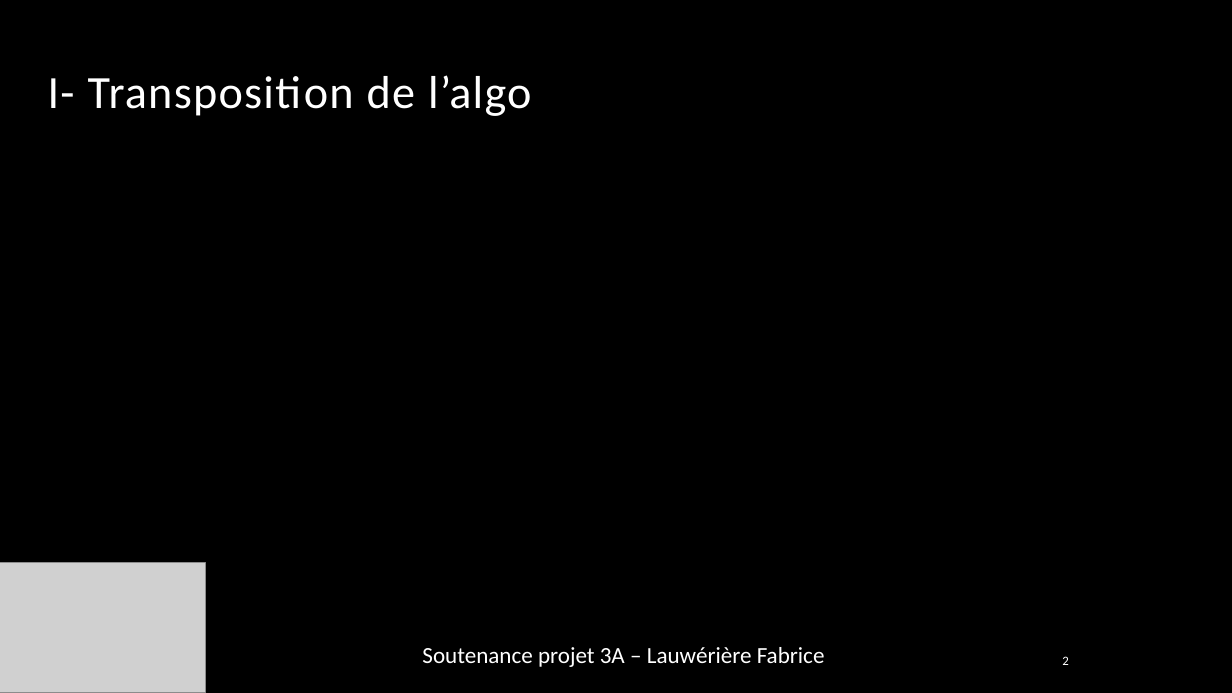
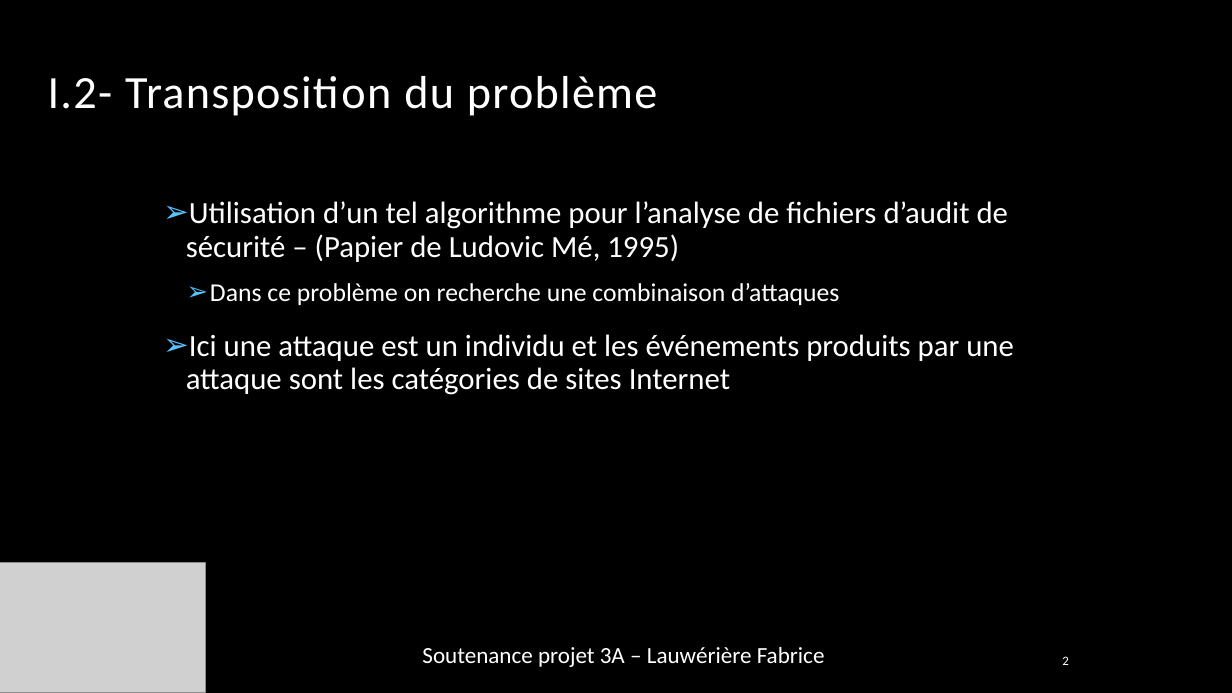
Before and after one commit to fabrice-lauweriere/projet3a-AtypicDetection, a slide deck: slide 3 of Documents/soutenance/soutenanceProjet3A.pptx. Drawn at 1232x693 pixels with LibreOffice and Linux fonts; fonts in the diff are those of the drawing; grey boxes stand for pictures; background and template pictures are left out. Boxes give left, top, right and bottom in pixels: in the first picture for what was removed or moved away, otherwise in the second. Text is boxed around its words. In the diff, an @@ line names an element or a change of style, - is before the commit and + after.

```diff
--- a/Documents/soutenance/soutenanceProjet3A.pptx
+++ b/Documents/soutenance/soutenanceProjet3A.pptx
@@ title at box(48, 76, 657, 116): text changed @@
-I- Transposition de l’algo
+I.2- Transposition du problème
@@ text added at box(186, 201, 1014, 395), 24 pt, text #FFFFFF @@
+➢ Utilisation d’un tel algorithme pour l’analyse de fichiers d’audit de sécurité – (Papier de Ludovic Mé, 1995)
+  ➢ Dans ce problème on recherche une combinaison d’attaques
+➢ Ici une attaque est un individu et les événements produits par une attaque sont les catégories de sites Internet
```
Also in this commit, not shown: 6 other slides changed, 2 slides added, 23 other files.
